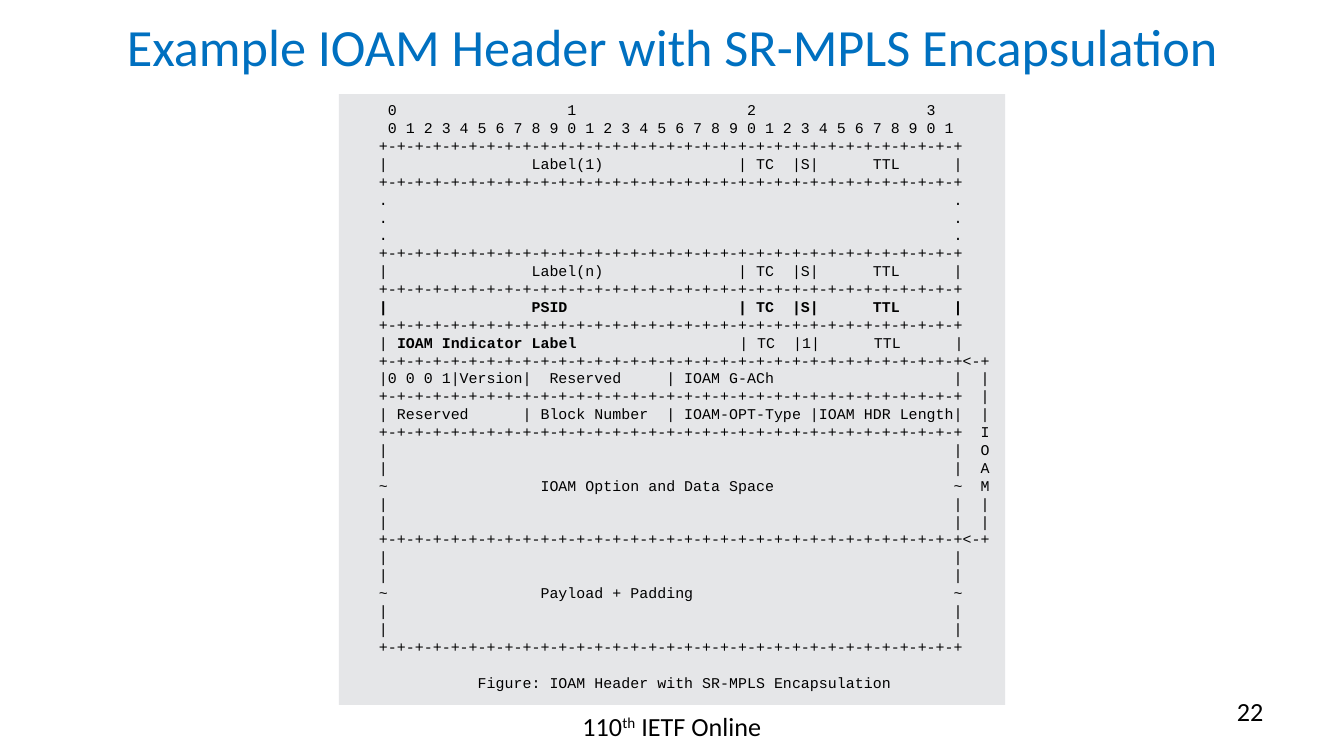
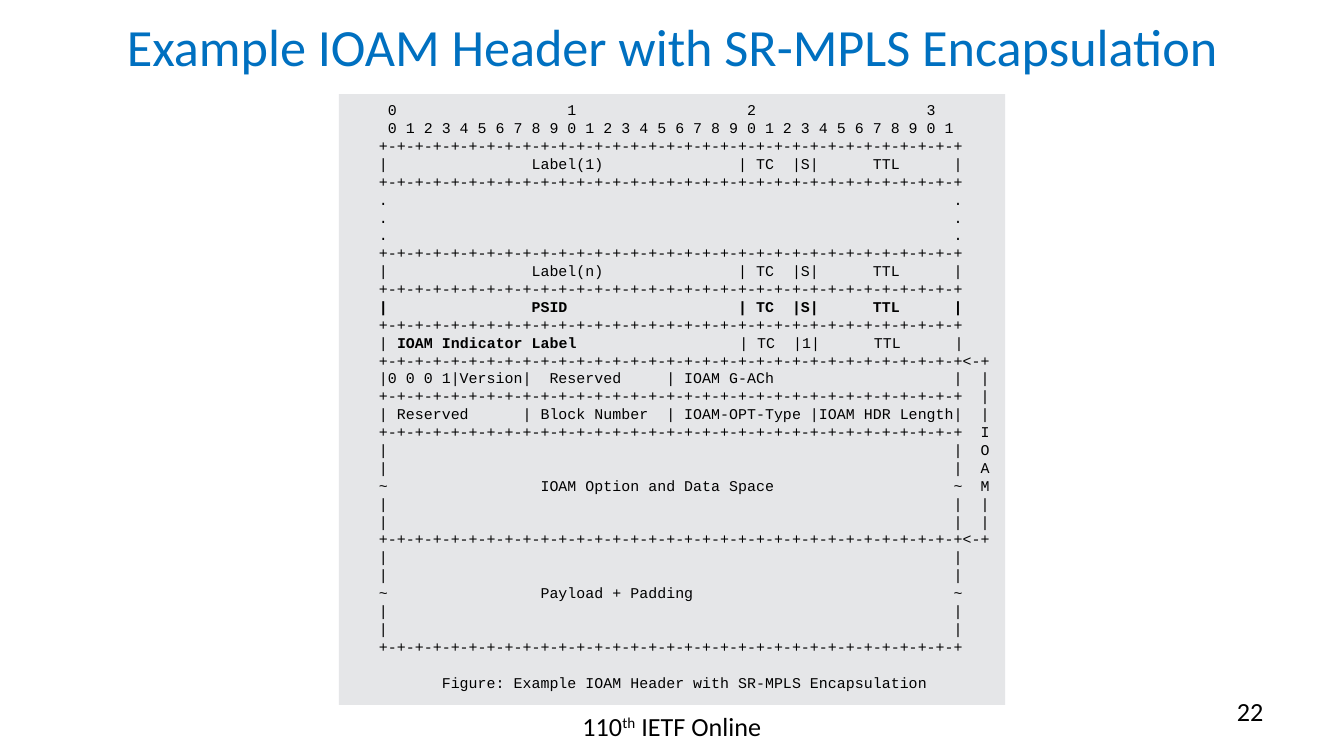
Before and after one commit to rakgandhi/ietf-slides, a slide deck: slide 22 of draft-gandhi-mpls-ioam-sr-05.pptx. Drawn at 1344x756 pixels with LibreOffice and Linux fonts; fonts in the diff are those of the drawing. Boxes give left, top, right and bottom in pixels: in the first picture for what was removed or moved away, otherwise in the second. Text is boxed around its words. In the diff, an @@ line names an element or a change of style, - is before the commit and + after.

```diff
--- a/draft-gandhi-mpls-ioam-sr-05.pptx
+++ b/draft-gandhi-mpls-ioam-sr-05.pptx
@@ text in rectangle at (442, 677, 927, 691): text changed @@
-Figure: IOAM Header with SR-MPLS Encapsulation
+Figure: Example IOAM Header with SR-MPLS Encapsulation
```
Also in this commit, not shown: 4 other slides changed, 1 slide removed, 1 other file.
